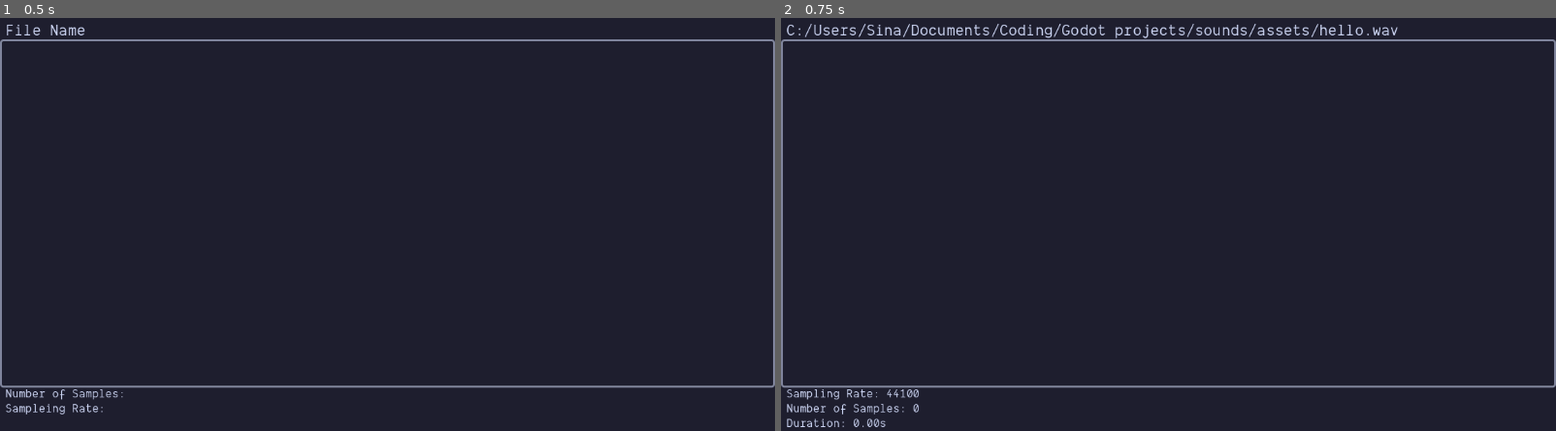
Above: before the commit, frames 1-2 (left to right).
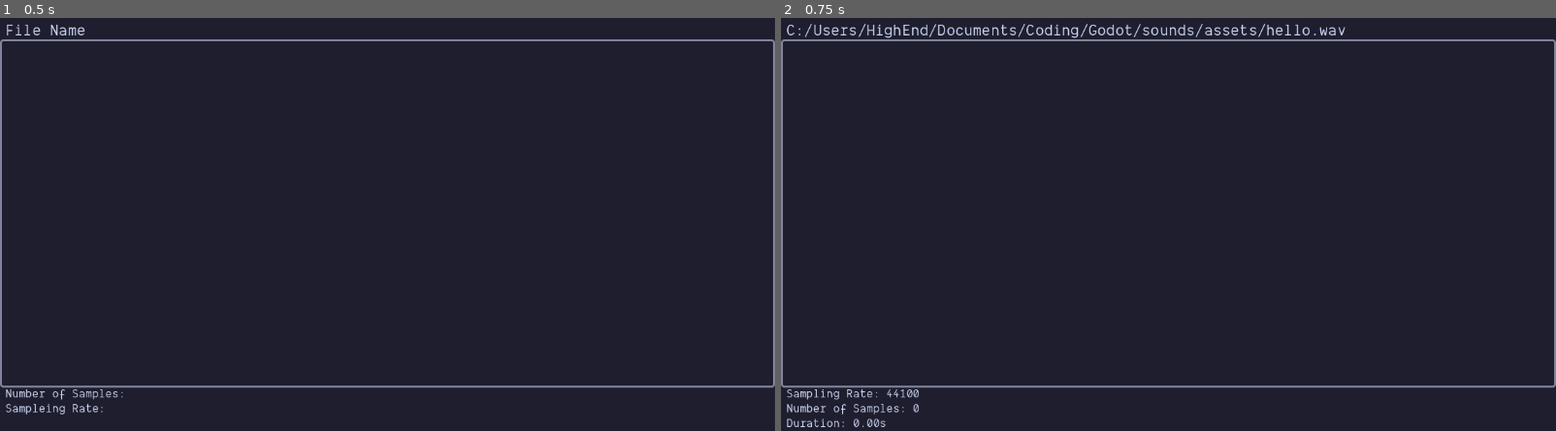
Above: after the commit, the same moments.

Repository: SinaMajdieh/sounds
Game: Godot game, scene res://visualization/audio-panel/audio_panel.tscn
Same seed, same stepped clock (60 frames per second), same inputs: the game is played once before the commit and once after it.
Inputs (mouse positions are in pixels of both pictures, inside the frame that each line leads up to):
- Up to frame 1 (0.5 s): no input
- Up to frame 2 (0.75 s): tap Enter at 0.5 s; move the mouse to (1339, 191) at 0.52 s; hold Shift from 0.53 s (still down); click (1339, 191) at 0.67 s

Frame 1 is identical in both runs. In frame 2, 0.8% of the frame differs, in the area x 11-80%, y 1-5%.
Error in both runs: Assertion failed. (res://visualization/audio-panel/audio_panel.gd:12)

Commit message:
Added alterative ui for signal synthesizer panel

Diff:
--- a/project.godot
+++ b/project.godot
@@ -14,6 +14,10 @@
 run/main_scene="uid://bgrll5wivihuk"
 config/features=PackedStringArray("4.6", "Forward Plus")
 config/icon="res://assets/icon.svg"
+
+[display]
+
+window/size/mode=3
 
 [editor_plugins]
 
--- a/visualization/audio-panel/audio_panel.tscn
+++ b/visualization/audio-panel/audio_panel.tscn
@@ -29,7 +29,7 @@
 wave_form_draw = NodePath("WaveFormView/WaveFormRenderer")
 audio_name_label = NodePath("Name")
 audio_info_label = NodePath("Info")
-wav_path = "C:/Users/Sina/Documents/Coding/Godot projects/sounds/assets/hello.wav"
+wav_path = "C:/Users/HighEnd/Documents/Coding/Godot/sounds/assets/hello.wav"
 
 [node name="Name" type="Label" parent="." unique_id=384419220]
 layout_mode = 1
@@ -64,6 +64,5 @@
 [node name="WaveFormRenderer" type="Node2D" parent="WaveFormView" unique_id=1398639188]
 position = Vector2(0, -194.40001)
 script = ExtResource("3_lsasv")
-draw_style = 0
 normalize = true
 metadata/_custom_type_script = "uid://igy184lmmm8g"
--- a/visualization/signal-synthesizer-panel/signal_synthesizer_panel.tscn
+++ b/visualization/signal-synthesizer-panel/signal_synthesizer_panel.tscn
@@ -23,7 +23,7 @@
 border_width_bottom = 3
 border_color = Color(0.19215687, 0.19607843, 0.26666668, 1)
 
-[node name="CosSignalGroups" type="PanelContainer" unique_id=976307911 node_paths=PackedStringArray("waveform_draw", "frequency_data_tuners", "sampling_rate_label", "duration_label")]
+[node name="SignalSynthesizerPanel" type="PanelContainer" unique_id=976307911 node_paths=PackedStringArray("waveform_draw", "frequency_data_tuners", "sampling_rate_label", "duration_label")]
 anchors_preset = 15
 anchor_right = 1.0
 anchor_bottom = 1.0
--- /dev/null
+++ b/visualization/signal-synthesizer-panel/signal_synthesizer_panel_alt.tscn
@@ -0,0 +1,242 @@
+[gd_scene format=3 uid="uid://simdno7bugl6"]
+
+[ext_resource type="Script" uid="uid://bhlq0j76ahk3o" path="res://visualization/signal-synthesizer-panel/signal_synthesizer_panel.gd" id="1_bqf8k"]
+[ext_resource type="PackedScene" uid="uid://drbta0k11828y" path="res://visualization/frequency-data-tuner/frequency_data_tuner.tscn" id="2_bqf8k"]
+[ext_resource type="Script" uid="uid://crrhwdgjkexbn" path="res://visualization/waveform/waveform_view.gd" id="2_s7isq"]
+[ext_resource type="Script" uid="uid://igy184lmmm8g" path="res://visualization/waveform/waveform_renderer.gd" id="3_8ut1w"]
+[ext_resource type="Script" uid="uid://cwj7sxr7f6ati" path="res://visualization/signal-tuner-panel/signal_tuner.gd" id="5_s7isq"]
+
+[sub_resource type="StyleBoxEmpty" id="StyleBoxEmpty_htvx8"]
+
+[sub_resource type="StyleBoxFlat" id="StyleBoxFlat_hjn7l"]
+bg_color = Color(0.09411765, 0.09411765, 0.14509805, 1)
+
+[sub_resource type="StyleBoxFlat" id="StyleBoxFlat_4w7cj"]
+content_margin_left = 16.0
+content_margin_top = 16.0
+content_margin_right = 16.0
+content_margin_bottom = 16.0
+bg_color = Color(0.06666667, 0.06666667, 0.105882354, 0)
+
+[sub_resource type="StyleBoxEmpty" id="StyleBoxEmpty_tq8b3"]
+
+[sub_resource type="StyleBoxFlat" id="StyleBoxFlat_s7isq"]
+bg_color = Color(0.09411765, 0.09411765, 0.14509805, 0)
+border_width_left = 3
+border_width_top = 3
+border_width_right = 3
+border_width_bottom = 3
+border_color = Color(0.19215687, 0.19607843, 0.26666668, 1)
+
+[sub_resource type="StyleBoxFlat" id="StyleBoxFlat_8ut1w"]
+bg_color = Color(0.09411765, 0.09411765, 0.14509805, 0)
+border_width_left = 3
+border_width_top = 3
+border_width_right = 3
+border_width_bottom = 3
+border_color = Color(0.19215687, 0.19607843, 0.26666668, 1)
+
+[sub_resource type="StyleBoxFlat" id="StyleBoxFlat_f7pcg"]
+bg_color = Color(0.09411765, 0.09411765, 0.14509805, 0)
+border_width_left = 3
+border_width_top = 3
+border_width_right = 3
+border_width_bottom = 3
+border_color = Color(0.19215687, 0.19607843, 0.26666668, 1)
+
+[sub_resource type="StyleBoxFlat" id="StyleBoxFlat_3rysb"]
+bg_color = Color(0.09411765, 0.09411765, 0.14509805, 0)
+border_width_left = 3
+border_width_top = 3
+border_width_right = 3
+border_width_bottom = 3
+border_color = Color(0.19215687, 0.19607843, 0.26666668, 1)
+
+[node name="SignalSynthesizerPanel" type="PanelContainer" unique_id=976307911 node_paths=PackedStringArray("waveform_draw", "frequency_data_tuners", "sampling_rate_label", "duration_label")]
+anchors_preset = 15
+anchor_right = 1.0
+anchor_bottom = 1.0
+grow_horizontal = 2
+grow_vertical = 2
+theme_override_styles/panel = SubResource("StyleBoxEmpty_htvx8")
+script = ExtResource("1_bqf8k")
+waveform_draw = NodePath("MarginContainer/HLayout/RightPanel/Layout/WaveFormContainer/WaveFormUI")
+frequency_data_tuners = [NodePath("MarginContainer/HLayout/LeftPanel/Layout/FrequencyDataTuner"), NodePath("MarginContainer/HLayout/LeftPanel/Layout/FrequencyDataTuner2"), NodePath("MarginContainer/HLayout/LeftPanel/Layout/FrequencyDataTuner3")]
+sampling_rate_label = NodePath("MarginContainer/HLayout/LeftPanel/Layout/Info/VBoxContainer/SampleRate")
+duration_label = NodePath("MarginContainer/HLayout/LeftPanel/Layout/Info/VBoxContainer/Duratuion")
+
+[node name="MarginContainer" type="MarginContainer" parent="." unique_id=2000001698]
+layout_mode = 2
+theme_override_constants/margin_left = 0
+theme_override_constants/margin_top = 0
+theme_override_constants/margin_right = 0
+theme_override_constants/margin_bottom = 0
+
+[node name="HLayout" type="HBoxContainer" parent="MarginContainer" unique_id=1192847859]
+layout_mode = 2
+theme_override_constants/separation = 20
+
+[node name="LeftPanel" type="PanelContainer" parent="MarginContainer/HLayout" unique_id=1384254141]
+layout_mode = 2
+size_flags_horizontal = 3
+theme_override_styles/panel = SubResource("StyleBoxFlat_hjn7l")
+
+[node name="Layout" type="VBoxContainer" parent="MarginContainer/HLayout/LeftPanel" unique_id=1131912000]
+layout_mode = 2
+theme_override_constants/separation = 0
+
+[node name="Info" type="PanelContainer" parent="MarginContainer/HLayout/LeftPanel/Layout" unique_id=514968377]
+layout_mode = 2
+size_flags_vertical = 3
+size_flags_stretch_ratio = 2.0
+theme_override_styles/panel = SubResource("StyleBoxFlat_4w7cj")
+
+[node name="VBoxContainer" type="VBoxContainer" parent="MarginContainer/HLayout/LeftPanel/Layout/Info" unique_id=14328677]
+layout_mode = 2
+size_flags_vertical = 4
+
+[node name="SampleRateLabel" type="Label" parent="MarginContainer/HLayout/LeftPanel/Layout/Info/VBoxContainer" unique_id=1679245337]
+layout_mode = 2
+text = "Sample Rate"
+horizontal_alignment = 1
+vertical_alignment = 1
+
+[node name="SampleRate" type="Label" parent="MarginContainer/HLayout/LeftPanel/Layout/Info/VBoxContainer" unique_id=90352357]
+layout_mode = 2
+text = "14600"
+horizontal_alignment = 1
+vertical_alignment = 1
+
+[node name="DurationLabel" type="Label" parent="MarginContainer/HLayout/LeftPanel/Layout/Info/VBoxContainer" unique_id=1575344076]
+layout_mode = 2
+text = "Duration"
+horizontal_alignment = 1
+vertical_alignment = 1
+
+[node name="Duratuion" type="Label" parent="MarginContainer/HLayout/LeftPanel/Layout/Info/VBoxContainer" unique_id=1812029522]
+layout_mode = 2
+text = "14600"
+horizontal_alignment = 1
+vertical_alignment = 1
+
+[node name="FrequencyDataTuner" parent="MarginContainer/HLayout/LeftPanel/Layout" unique_id=646339270 instance=ExtResource("2_bqf8k")]
+layout_mode = 2
+
+[node name="FrequencyDataTuner2" parent="MarginContainer/HLayout/LeftPanel/Layout" unique_id=1600068794 instance=ExtResource("2_bqf8k")]
+layout_mode = 2
+
+[node name="FrequencyDataTuner3" parent="MarginContainer/HLayout/LeftPanel/Layout" unique_id=1780052298 instance=ExtResource("2_bqf8k")]
+layout_mode = 2
+
+[node name="RightPanel" type="PanelContainer" parent="MarginContainer/HLayout" unique_id=567192730]
+layout_mode = 2
+size_flags_horizontal = 3
+size_flags_stretch_ratio = 3.0
+theme_override_styles/panel = SubResource("StyleBoxEmpty_tq8b3")
+
+[node name="Layout" type="VBoxContainer" parent="MarginContainer/HLayout/RightPanel" unique_id=1346900704]
+layout_mode = 2
+theme_override_constants/separation = 0
+
+[node name="WaveFormContainer" type="Panel" parent="MarginContainer/HLayout/RightPanel/Layout" unique_id=1916891733 node_paths=PackedStringArray("wave_form_draw")]
+clip_contents = true
+layout_mode = 2
+size_flags_horizontal = 3
+size_flags_vertical = 3
+size_flags_stretch_ratio = 2.0
+theme_override_styles/panel = SubResource("StyleBoxFlat_s7isq")
+script = ExtResource("2_s7isq")
+wave_form_draw = NodePath("WaveFormUI")
+margin = Dictionary[String, float]({
+"bottom": 12.0,
+"left": 3.0,
+"right": 3.0,
+"top": 12.0
+})
+
+[node name="WaveFormUI" type="Node2D" parent="MarginContainer/HLayout/RightPanel/Layout/WaveFormContainer" unique_id=1805613163]
+script = ExtResource("3_8ut1w")
+draw_style = 0
+normalize = true
+color = Color(0.7058824, 0.74509805, 0.99607843, 1)
+line_width = 4.0
+metadata/_custom_type_script = "uid://igy184lmmm8g"
+
+[node name="WaveFormView" type="Panel" parent="MarginContainer/HLayout/RightPanel/Layout" unique_id=493573092 node_paths=PackedStringArray("wave_form_draw")]
+clip_contents = true
+layout_mode = 2
+size_flags_horizontal = 3
+size_flags_vertical = 3
+theme_override_styles/panel = SubResource("StyleBoxFlat_8ut1w")
+script = ExtResource("2_s7isq")
+wave_form_draw = NodePath("WaveFormRenderer")
+margin = Dictionary[String, float]({
+"bottom": 12.0,
+"left": 3.0,
+"right": 3.0,
+"top": 12.0
+})
+
+[node name="WaveFormRenderer" type="Node2D" parent="MarginContainer/HLayout/RightPanel/Layout/WaveFormView" unique_id=460972675]
+script = ExtResource("3_8ut1w")
+draw_style = 0
+color = Color(0.5372549, 0.7058824, 0.98039216, 1)
+metadata/_custom_type_script = "uid://igy184lmmm8g"
+
+[node name="WaveFormView2" type="Panel" parent="MarginContainer/HLayout/RightPanel/Layout" unique_id=417776651 node_paths=PackedStringArray("wave_form_draw")]
+clip_contents = true
+layout_mode = 2
+size_flags_horizontal = 3
+size_flags_vertical = 3
+theme_override_styles/panel = SubResource("StyleBoxFlat_f7pcg")
+script = ExtResource("2_s7isq")
+wave_form_draw = NodePath("WaveFormRenderer")
+margin = Dictionary[String, float]({
+"bottom": 12.0,
+"left": 3.0,
+"right": 3.0,
+"top": 12.0
+})
+
+[node name="WaveFormRenderer" type="Node2D" parent="MarginContainer/HLayout/RightPanel/Layout/WaveFormView2" unique_id=345034548]
+script = ExtResource("3_8ut1w")
+draw_style = 0
+metadata/_custom_type_script = "uid://igy184lmmm8g"
+
+[node name="WaveFormView3" type="Panel" parent="MarginContainer/HLayout/RightPanel/Layout" unique_id=1882953152 node_paths=PackedStringArray("wave_form_draw")]
+clip_contents = true
+layout_mode = 2
+size_flags_horizontal = 3
+size_flags_vertical = 3
+theme_override_styles/panel = SubResource("StyleBoxFlat_3rysb")
+script = ExtResource("2_s7isq")
+wave_form_draw = NodePath("WaveFormRenderer")
+margin = Dictionary[String, float]({
+"bottom": 12.0,
+"left": 3.0,
+"right": 3.0,
+"top": 12.0
+})
+
+[node name="WaveFormRenderer" type="Node2D" parent="MarginContainer/HLayout/RightPanel/Layout/WaveFormView3" unique_id=764364201]
+script = ExtResource("3_8ut1w")
+draw_style = 0
+color = Color(0.9529412, 0.54509807, 0.65882355, 1)
+metadata/_custom_type_script = "uid://igy184lmmm8g"
+
+[node name="SignalTunerInterface" type="Node" parent="." unique_id=1538820232]
+
+[node name="Tuner1" type="Node" parent="SignalTunerInterface" unique_id=1609548221 node_paths=PackedStringArray("frequency_data_ui", "wave_form_draw")]
+script = ExtResource("5_s7isq")
+frequency_data_ui = NodePath("../../MarginContainer/HLayout/LeftPanel/Layout/FrequencyDataTuner")
+wave_form_draw = NodePath("../../MarginContainer/HLayout/RightPanel/Layout/WaveFormView/WaveFormRenderer")
+
+[node name="Tuner2" type="Node" parent="SignalTunerInterface" unique_id=1036929505 node_paths=PackedStringArray("frequency_data_ui", "wave_form_draw")]
+script = ExtResource("5_s7isq")
+frequency_data_ui = NodePath("../../MarginContainer/HLayout/LeftPanel/Layout/FrequencyDataTuner2")
+wave_form_draw = NodePath("../../MarginContainer/HLayout/RightPanel/Layout/WaveFormView2/WaveFormRenderer")
+
+[node name="Tuner3" type="Node" parent="SignalTunerInterface" unique_id=740556306 node_paths=PackedStringArray("frequency_data_ui", "wave_form_draw")]
+script = ExtResource("5_s7isq")
+frequency_data_ui = NodePath("../../MarginContainer/HLayout/LeftPanel/Layout/FrequencyDataTuner3")
+wave_form_draw = NodePath("../../MarginContainer/HLayout/RightPanel/Layout/WaveFormView3/WaveFormRenderer")
--- a/visualization/signal-tuner-panel/signal_tuner_panel.gd
+++ b/visualization/signal-tuner-panel/signal_tuner.gd
@@ -1,4 +1,4 @@
-extends Panel
+extends Node
 
 @export var frequency_data_ui: FrequencyDataTuner
 @export var wave_form_draw: WaveFormRenderer
--- a/visualization/signal-tuner-panel/signal_tuner_panel.tscn
+++ b/visualization/signal-tuner-panel/signal_tuner_panel.tscn
@@ -1,6 +1,6 @@
 [gd_scene format=3 uid="uid://c3eke133pfjam"]
 
-[ext_resource type="Script" uid="uid://cwj7sxr7f6ati" path="res://visualization/signal-tuner-panel/signal_tuner_panel.gd" id="1_2s88k"]
+[ext_resource type="Script" uid="uid://cwj7sxr7f6ati" path="res://visualization/signal-tuner-panel/signal_tuner.gd" id="1_2s88k"]
 [ext_resource type="PackedScene" uid="uid://drbta0k11828y" path="res://visualization/frequency-data-tuner/frequency_data_tuner.tscn" id="1_x5ub1"]
 [ext_resource type="Script" uid="uid://crrhwdgjkexbn" path="res://visualization/waveform/waveform_view.gd" id="2_xnyad"]
 [ext_resource type="Script" uid="uid://igy184lmmm8g" path="res://visualization/waveform/waveform_renderer.gd" id="3_5sq1a"]
Renamed: visualization/signal-tuner-panel/signal_tuner_panel.gd.uid -> visualization/signal-tuner-panel/signal_tuner.gd.uid
